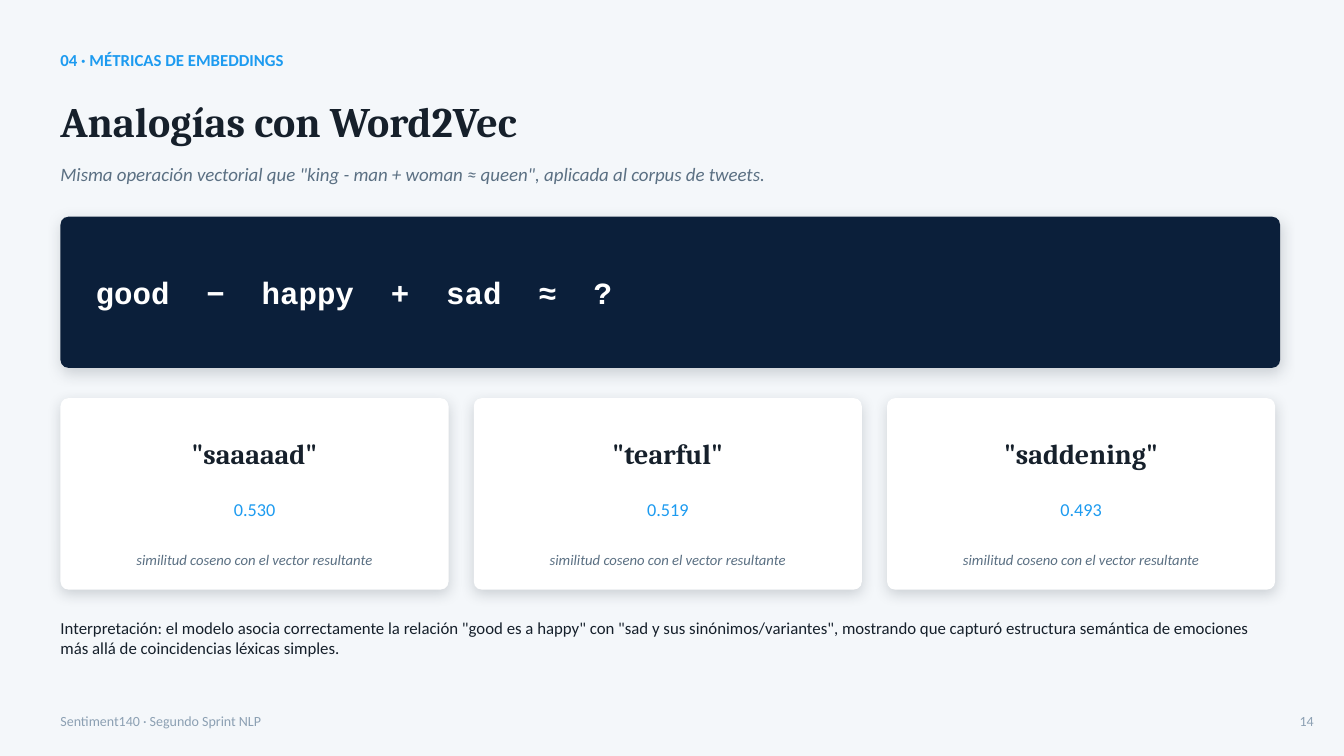
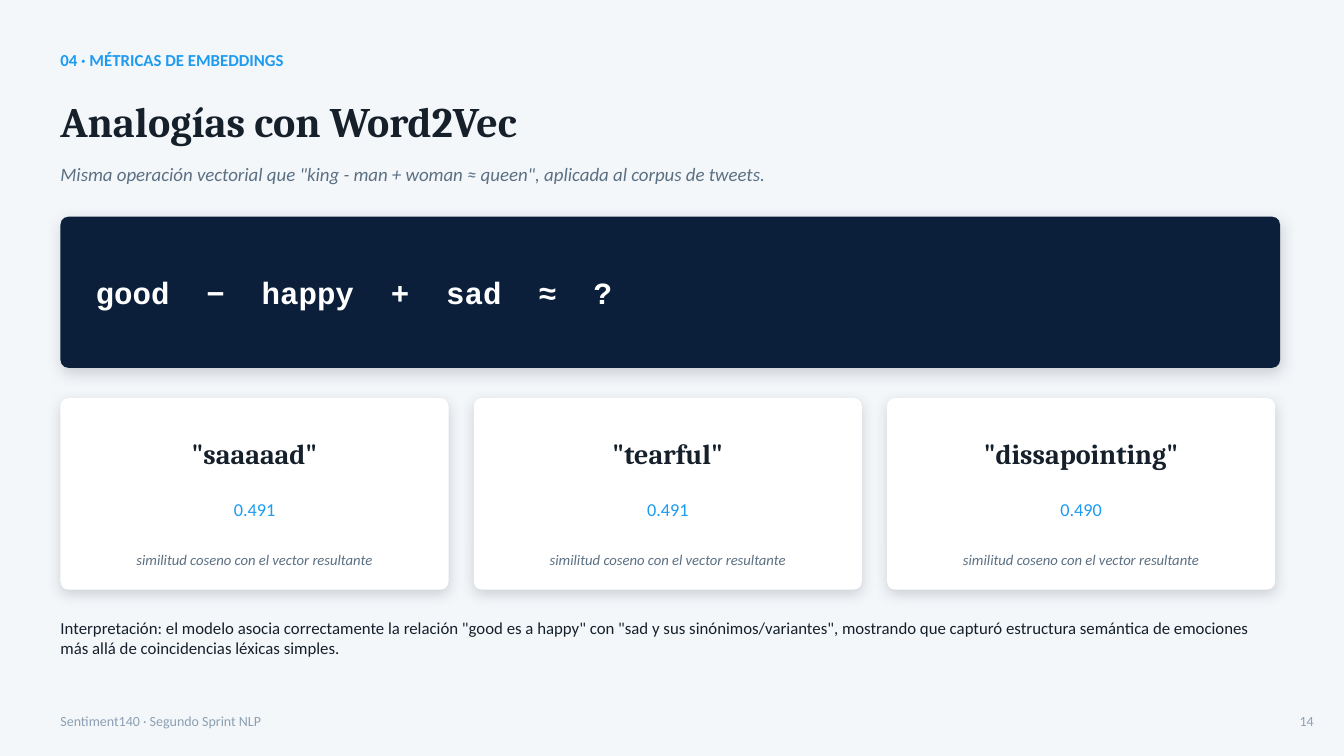
Before and after one commit to XioSawin/DiplomaturaIA, a slide deck: slide 16 of TP3/TP_Sprint2_Presentacion_Resultados.pptx. Drawn at 1344x756 pixels with LibreOffice and Linux fonts; fonts in the diff are those of the drawing. Boxes give left, top, right and bottom in pixels: in the first picture for what was removed or moved away, otherwise in the second. Text is boxed around its words. In the diff, an @@ line names an element or a change of style, - is before the commit and + after.

```diff
--- a/TP3/TP_Sprint2_Presentacion_Resultados.pptx
+++ b/TP3/TP_Sprint2_Presentacion_Resultados.pptx
@@ text at [984,444,1178,470]: text changed @@
-"saddening"
+"dissapointing"
@@ text at [234,504,275,516]: text changed @@
-0.530
+0.491
@@ text at [647,504,688,516]: text changed @@
-0.519
+0.491
@@ text at [1060,504,1101,516]: text changed @@
-0.493
+0.490
```
Also in this commit, not shown: 8 other slides changed.
